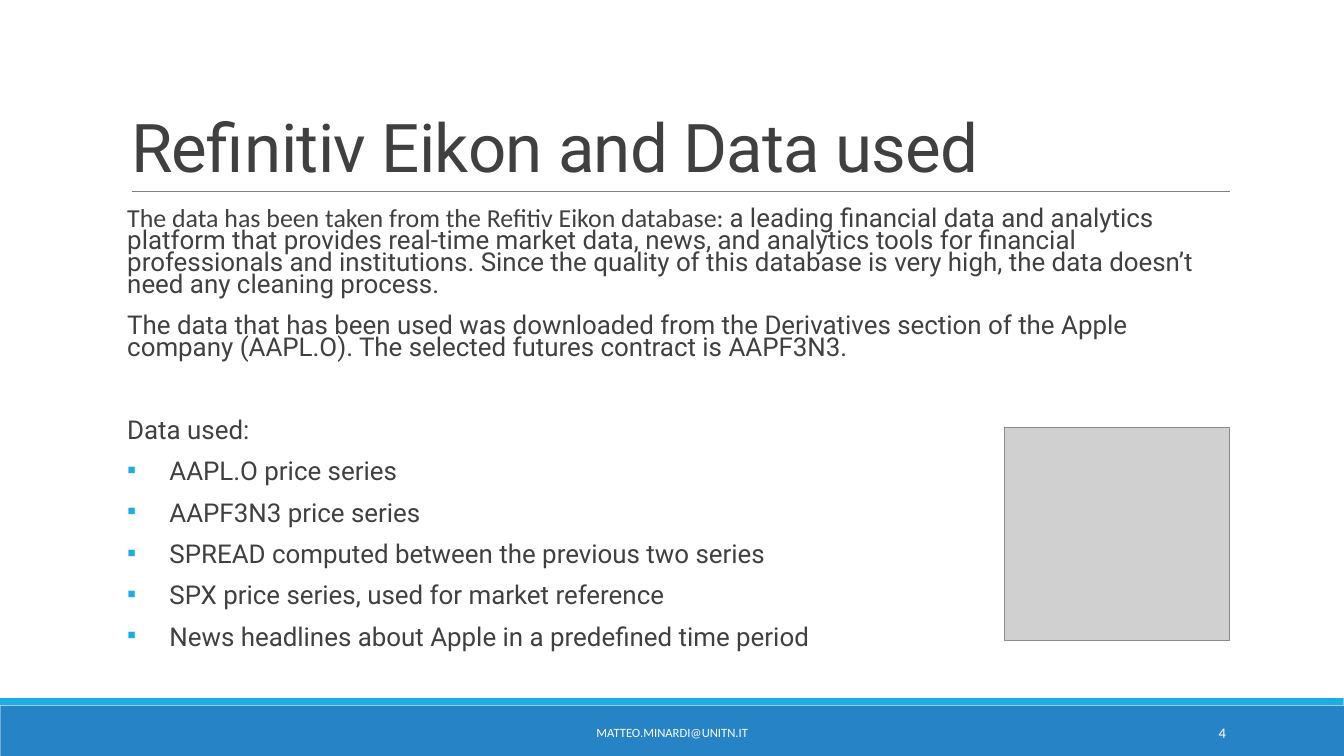
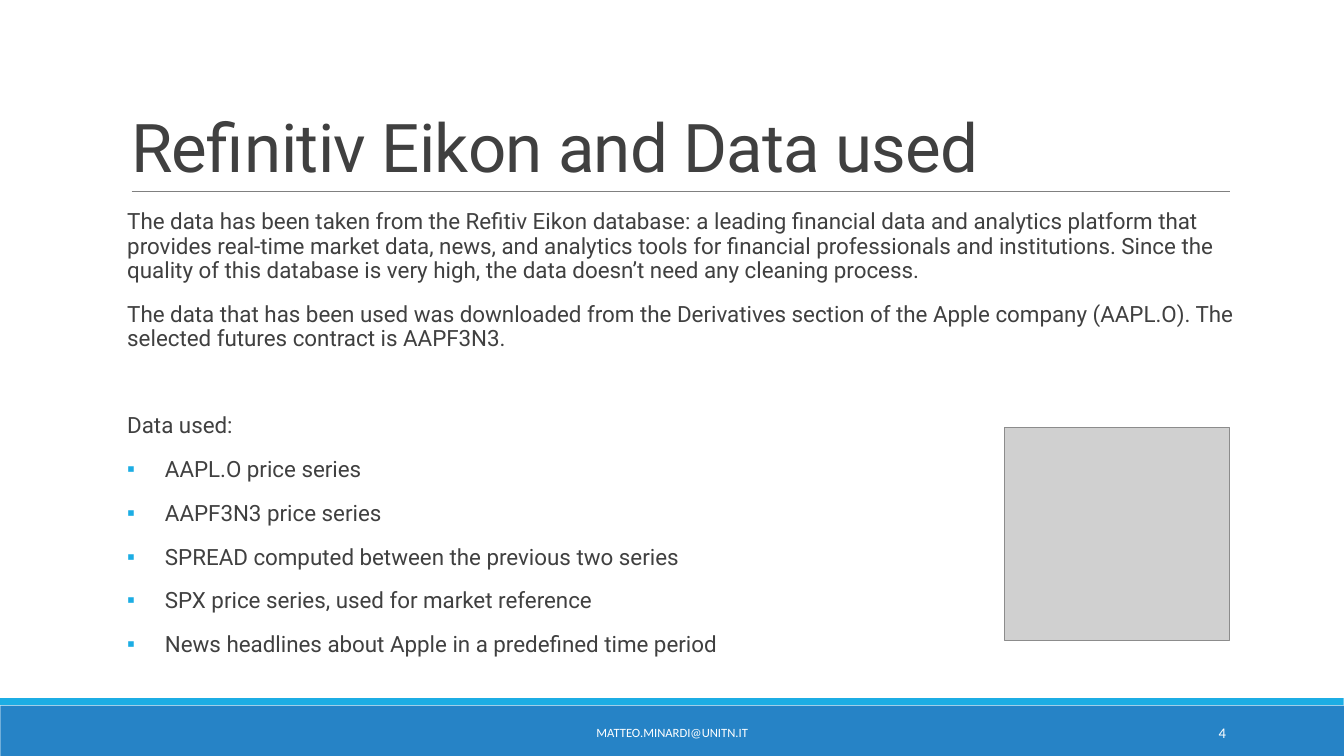
Before and after one commit to matteominardi/Futures-Contract-Pricing-Forecast-AI-for-finance, a slide deck: slide 4 of presentation.pptx. Drawn at 1344x756 pixels with LibreOffice and Linux fonts; fonts in the diff are those of the drawing; grey boxes stand for pictures. Boxes give left, top, right and bottom in pixels: in the first picture for what was removed or moved away, otherwise in the second. Text is boxed around its words. In the diff, an @@ line names an element or a change of style, - is before the commit and + after.

```diff
--- a/presentation.pptx
+++ b/presentation.pptx
@@ text "The data has been taken ..." at box(127, 212, 1233, 657): size 18.5 to 16 pt; font Calibri to Roboto in "The data has been taken from the ..."; line spacing 0.7 to 0.9 @@
```
Also in this commit, not shown: 13 other slides changed, 2 other files.
